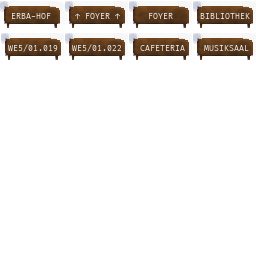
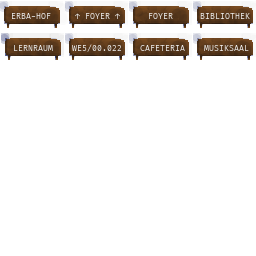
Comparing the layer stacks of the two 256x256 images. Changes:
added group "Bib-Lernraum" with 5 layers above "WE5/00.019 #1" over [1, 33, 64, 60]
added layer "LERNRAUM" in group "Bib-Lernraum" over [14, 45, 53, 51]
added layer "shield-highlight #8" (color dodge, 26%) in group "Bib-Lernraum" over [3, 33, 64, 57]
added layer "shield-shadow-Kopie #8" (multiply, 81%) in group "Bib-Lernraum" over [1, 33, 61, 56]
added layer "shield-shadow #8" (multiply) in group "Bib-Lernraum" over [5, 38, 61, 60]
added layer "shield-foundation #8" in group "Bib-Lernraum" over [5, 38, 61, 60]
renamed "WE5/01.019 #1" to "WE5/00.019", painted on it over [8, 44, 58, 52]
renamed "WE5/01.022 #1" to "WE5/00.022", painted on it over [97, 45, 102, 51]
